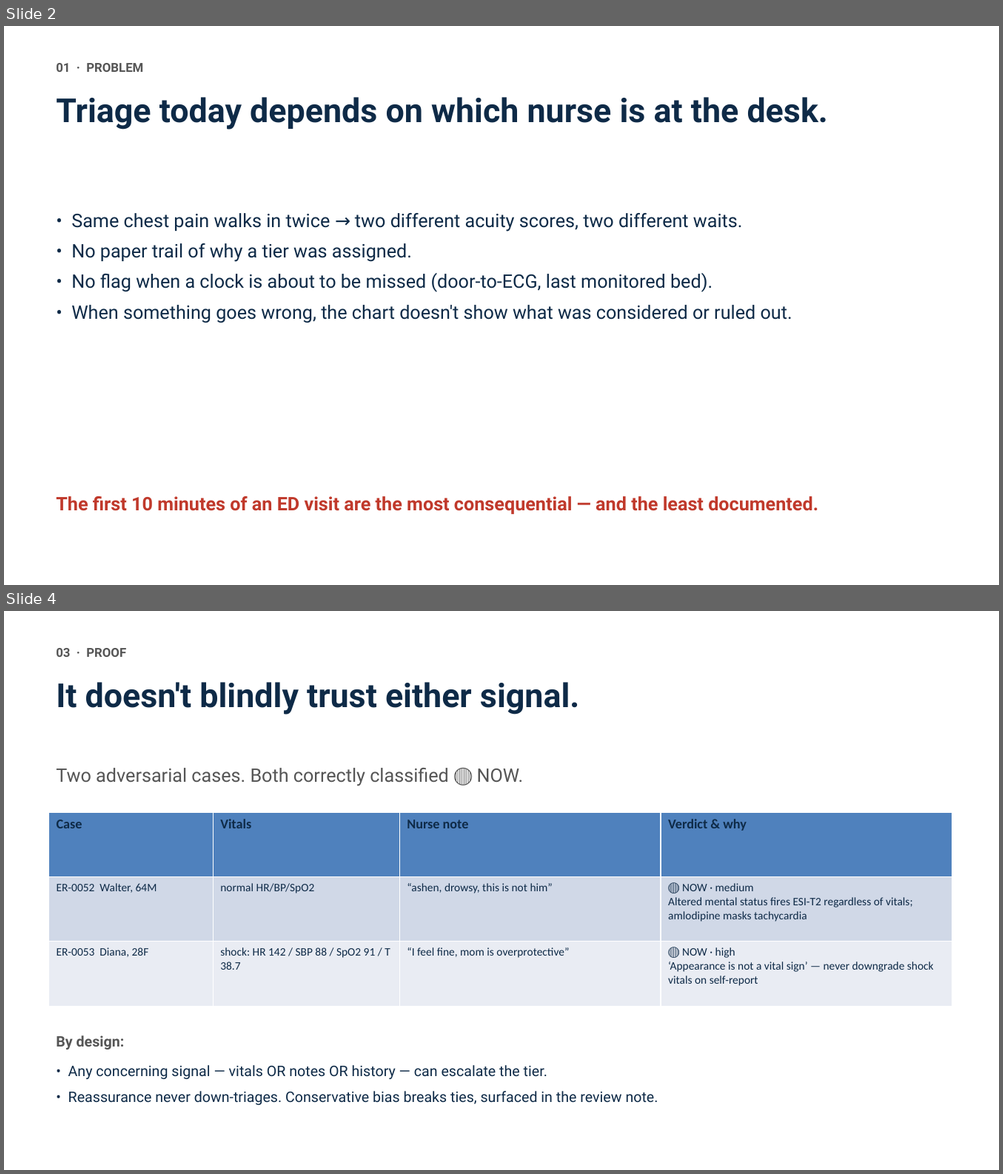
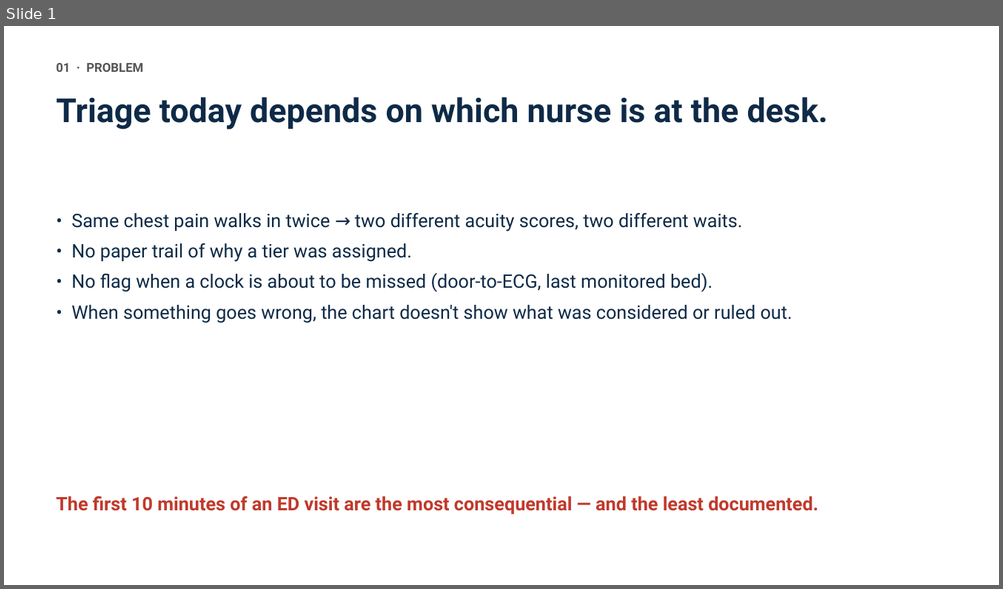
Before and after one commit to anix-lynch/er-triage-v2, a slide deck: pitch.pptx. Shown one above the other, each under a label of ours: slides 2 and 4 before the commit, slide 1 after it; the slides between them are not shown. The pictures are 1003x1174 and 1003x589 pixels, drawn with LibreOffice and Linux fonts; fonts in the diff are those of the drawing. Boxes give left, top, right and bottom in pixels: in the first picture for what was removed or moved away, otherwise in the second. Text is boxed around its words. In the diff, an @@ line names an element or a change of style, - is before the commit and + after.

```diff
--- a/pitch.pptx
+++ b/pitch.pptx
@@ slide 4 removed at (4, 611, 999, 1170), background #FFFFFF @@
@@ text removed at (56, 648, 126, 657) @@
-03 · PROOF
@@ text removed at (56, 682, 580, 715) @@
-It doesn't blindly trust either signal.
@@ text removed at (56, 768, 523, 786) @@
-Two adversarial cases. Both correctly classified 🔴 NOW.
@@ table removed at (48, 812, 951, 1006), 3 rows, 4 columns @@
-Case | Vitals | Nurse note | Verdict & why
-ER-0052 Walter, 64M | normal HR/BP/SpO2 | “ashen, drowsy, this is not him” | 🔴 NOW · medium / Altered mental status fires ESI-T2 regardless of vitals; amlodipine masks tachycardia
-ER-0053 Diana, 28F | shock: HR 142 / SBP 88 / SpO2 91 / T 38.7 | “I feel fine, mom is overprotective” | 🔴 NOW · high / ‘Appearance is not a vital sign’ — never downgrade shock vitals on self-report
@@ text removed at (56, 1036, 125, 1050) @@
-By design:
@@ text removed at (68, 1065, 658, 1105) @@
-• Any concerning signal — vitals OR notes OR history — can escalate the tier.
-• Reassurance never down-triages. Conservative bias breaks ties, surfaced in the review note.
@@ what was slide 2 is now slide 1 @@
```
Also in this commit, not shown: 3 other slides removed, 1 other file.
